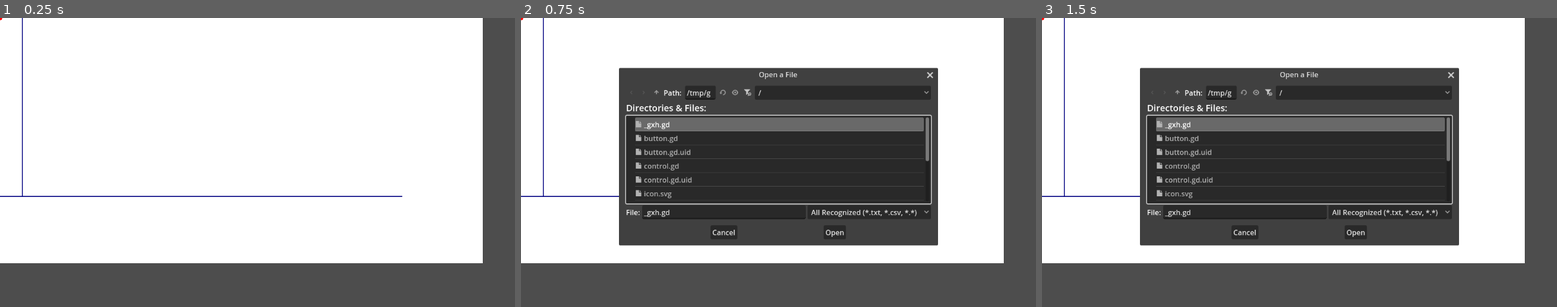
Above: before the commit, frames 1-3 (left to right).
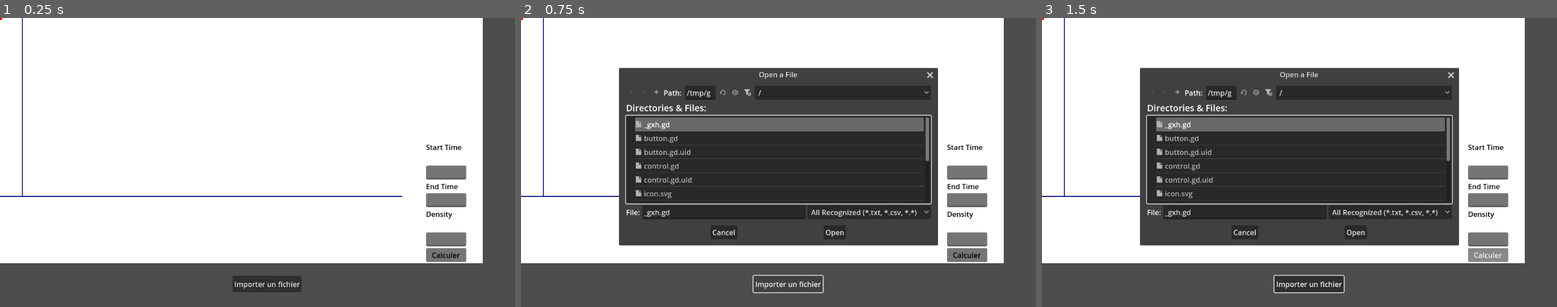
Above: after the commit, the same moments.

Repository: Ayadayi/Tissu_cardiaque
Game: Godot game, scene res://node_2d.tscn
Two runs of this game, one before a commit and one after it. Both use one fixed random seed, a clock stepped at 60 frames per second and the inputs below.
Inputs (mouse positions are in pixels of both pictures, inside the frame that each line leads up to):
- Up to frame 1 (0.25 s): no input
- Up to frame 2 (0.75 s): click "Importer un fichier" at 0.5 s
- Up to frame 3 (1.5 s): click (1490, 254) at 1.25 s, where only the run after the commit has a clickable "Calculer"

The runs differ from the first frame. In frame 1, 2.4% of the frame differs, in the area x 45-91%, y 43-95%; in frame 2, 2.0%; in frame 3, 2.6%, in the area x 44-91%, y 43-96%.

Commit message:
boutton et zones de texte
zone de texte pour start time, end time et density et un boutton calculer

Diff:
--- a/courbe/control.gd
+++ b/courbe/control.gd
@@ -6,11 +6,9 @@
 
 var points : Array = []
 
-var start_time := 0000.0
+var start_time := 000.0
 var end_time := 8000.0
 var density := 0.1 #10% des points
-
-
 
 
 
@@ -274,3 +272,21 @@
 
 func _on_button_pressed() -> void:
 	pass
+
+
+func _on_calculate_button_pressed() -> void:
+	var start_input = $UI/UIVBox/StartTimeInput.text
+	var end_input = $UI/UIVBox/EndTimeInput.text
+	var density_input = $UI/UIVBox/DensityInput.text
+
+	if start_input.is_valid_float():
+		start_time = float(start_input)
+	if end_input.is_valid_float():
+		end_time = float(end_input)
+	if density_input.is_valid_float():
+		density = clamp(float(density_input), 0.0, 1.0) # limite entre 0 et 1
+
+	# Recharge les données si un fichier a déjà été sélectionné
+	var file_dialog = $FileDialog
+	if file_dialog.current_path != "":
+		_on_fichier_selectionne(file_dialog.current_path)
--- a/courbe/node_2d.tscn
+++ b/courbe/node_2d.tscn
@@ -15,10 +15,10 @@
 anchor_top = 0.5
 anchor_right = 0.5
 anchor_bottom = 0.5
-offset_left = 481.0
-offset_top = 421.0
-offset_right = 636.0
-offset_bottom = 458.0
+offset_left = 500.0
+offset_top = 558.0
+offset_right = 655.0
+offset_bottom = 595.0
 grow_horizontal = 2
 grow_vertical = 2
 text = "Importer un fichier"
@@ -26,9 +26,53 @@
 [node name="Control" type="Control" parent="."]
 layout_mode = 3
 anchors_preset = 0
-offset_right = 105.0
-offset_bottom = 40.0
 script = ExtResource("1_wtcfe")
+
+[node name="UI" type="Panel" parent="Control"]
+layout_mode = 0
+offset_left = -56.0
+offset_top = -41.0
+offset_right = -16.0
+offset_bottom = -1.0
+
+[node name="UIVBox" type="VBoxContainer" parent="Control/UI"]
+layout_mode = 0
+offset_left = 1009.0
+offset_top = 319.0
+offset_right = 1099.0
+offset_bottom = 588.0
+
+[node name="StartTimeLabel" type="Label" parent="Control/UI/UIVBox"]
+layout_mode = 2
+theme_override_colors/font_color = Color(0, 0, 0, 1)
+text = "Start Time
+"
+
+[node name="StartTimeInput" type="LineEdit" parent="Control/UI/UIVBox"]
+layout_mode = 2
+
+[node name="EndTimeLabel" type="Label" parent="Control/UI/UIVBox"]
+layout_mode = 2
+theme_override_colors/font_color = Color(0, 0, 0, 1)
+text = "End Time"
+
+[node name="EndTimeInput" type="LineEdit" parent="Control/UI/UIVBox"]
+layout_mode = 2
+
+[node name="DensityLabel" type="Label" parent="Control/UI/UIVBox"]
+layout_mode = 2
+theme_override_colors/font_color = Color(0, 0, 0, 1)
+text = "Density
+"
+
+[node name="DensityInput" type="LineEdit" parent="Control/UI/UIVBox"]
+layout_mode = 2
+
+[node name="CalculateButton" type="Button" parent="Control/UI/UIVBox"]
+layout_mode = 2
+theme_override_colors/font_color = Color(0, 0, 0, 1)
+text = "Calculer"
 
 [connection signal="pressed" from="TextureRect/Button" to="Control" method="_on_ouvrir_fichier_pressed"]
 [connection signal="pressed" from="TextureRect/Button" to="Control" method="_on_button_pressed"]
+[connection signal="pressed" from="Control/UI/UIVBox/CalculateButton" to="Control" method="_on_calculate_button_pressed"]
